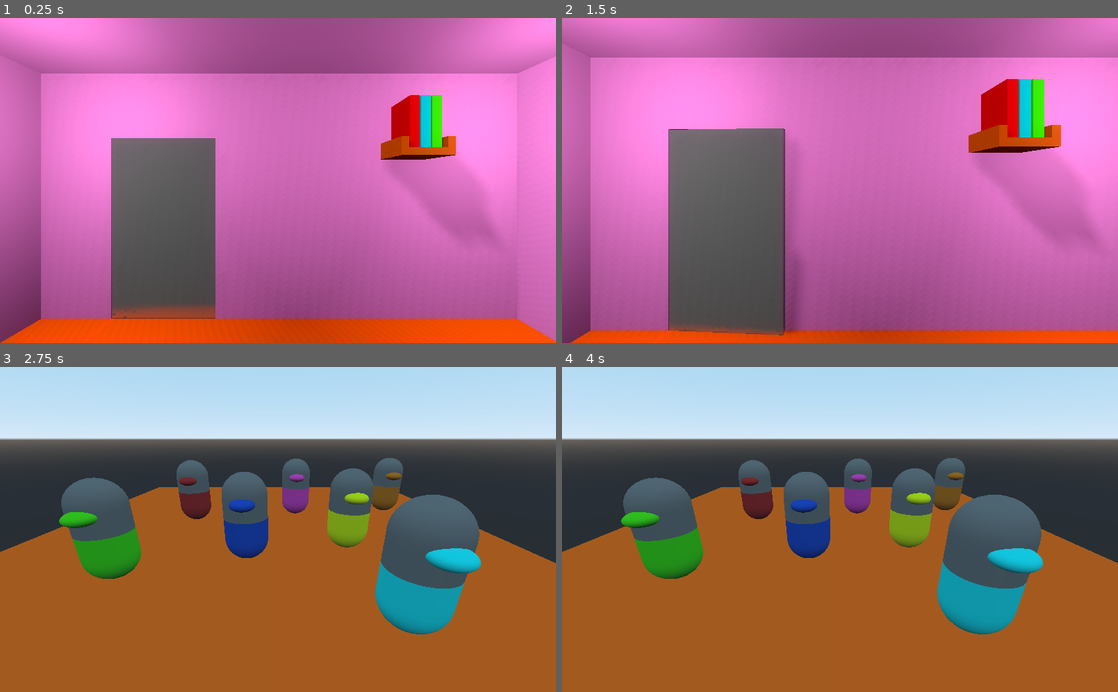
Above: before the commit, frames 1-4 (two rows, left to right).
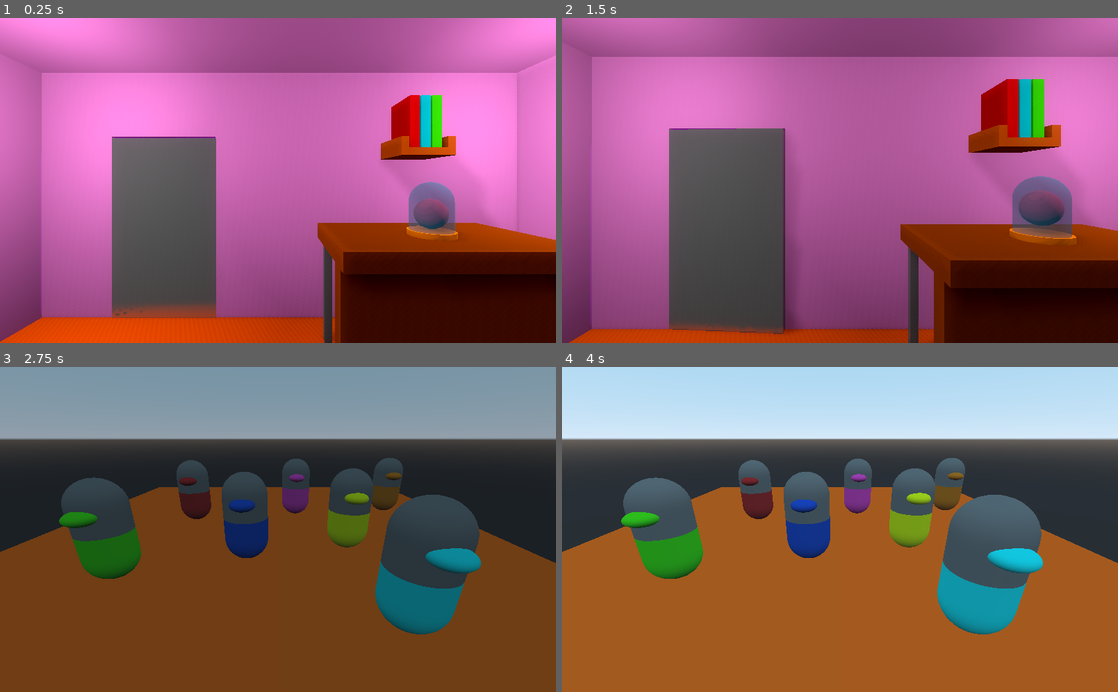
Above: after the commit, the same moments.

Repository: pedrotrschneider/mind-switches
Game: Godot game, scene res://scenes/app/app.tscn
Two runs of this game, one before a commit and one after it. Both use one fixed random seed, a clock stepped at 60 frames per second and the inputs below.
Inputs (mouse positions are in pixels of both pictures, inside the frame that each line leads up to):
- Up to frame 1 (0.25 s): no input
- Up to frame 2 (1.5 s): tap Enter at 0.5 s; move the mouse to (962, 164) at 0.52 s; click (962, 164) at 0.67 s; tap Space at 1.25 s; move the mouse to (728, 196) at 1.27 s; click (728, 196) at 1.42 s
- Up to frame 3 (2.75 s): move the mouse to (333, 458) at 2.02 s; click (333, 458) at 2.17 s
- Up to frame 4 (4 s): move the mouse to (812, 594) at 2.77 s; click (812, 594) at 2.92 s; tap Enter at 3.5 s; move the mouse to (1006, 578) at 3.52 s; click (1006, 578) at 3.67 s

The runs differ from the first frame. In frame 1, 17% of the frame differs, in the area x 0-100%, y 11-100%; in frame 2, 75%; in frame 3, 85%, in the area x 0-100%, y 0-100%; in frame 4, nothing differs.

Commit message:
✨ Improve the main menu screen and trasition - Improve lighting - Add table and brain to the scene - Add transition form one scene to another

Diff:
--- a/project.godot
+++ b/project.godot
@@ -31,5 +31,6 @@
 
 [rendering]
 
+quality/shadows/filter_mode=2
 quality/filters/msaa=2
 environment/default_environment="res://default_env.tres"
--- a/scenes/app/app.gd
+++ b/scenes/app/app.gd
@@ -1,6 +1,9 @@
 extends Spatial
 
 var _garbage;
+
+export(NodePath) onready var _animation_player = get_node(_animation_player) as AnimationPlayer;
+export(NodePath) onready var _fade_rect = get_node(_fade_rect) as ColorRect;
 
 onready var _main_menu_res: Resource = preload("res://scenes/main_menu_scenes/main_menu/main_menu.tscn");
 onready var _level_res: Resource = preload("res://scenes/game_scenes/level/level.tscn");
@@ -10,10 +13,23 @@
 	self.add_child(main_menu_instance);
 
 	_garbage = GameEvents.connect("go_to_level", self, "_on_go_to_level");
+	_garbage = GameEvents.connect("door_selected", self, "_on_door_selected");
+
+
+func _on_door_selected() -> void:
+	_fade_rect.show();
+	_animation_player.play("Fade", -1, (1 / 0.6));
+	yield(_animation_player, "animation_finished");
+	_fade_rect.hide();
 
 
 func _on_go_to_level() -> void:
-	self.get_child(1).queue_free();
+	self.get_child(get_child_count() - 1).queue_free();
 
 	var level_instance = _level_res.instance();
 	self.add_child(level_instance);
+
+	_fade_rect.show();
+	_animation_player.play_backwards("Fade");
+	yield(_animation_player, "animation_finished");
+	_fade_rect.hide();
--- a/scenes/app/app.tscn
+++ b/scenes/app/app.tscn
@@ -6,8 +6,25 @@
 [ext_resource path="res://scenes/app/finish_switches.gd" type="Script" id=4]
 [ext_resource path="res://scenes/app/reset_minds.gd" type="Script" id=5]
 
+[sub_resource type="Animation" id=1]
+resource_name = "Fade"
+tracks/0/type = "value"
+tracks/0/path = NodePath("CanvasLayer/Fade:color")
+tracks/0/interp = 1
+tracks/0/loop_wrap = true
+tracks/0/imported = false
+tracks/0/enabled = true
+tracks/0/keys = {
+"times": PoolRealArray( 0, 0.9 ),
+"transitions": PoolRealArray( 1, 1 ),
+"update": 0,
+"values": [ Color( 0, 0, 0, 0 ), Color( 0, 0, 0, 1 ) ]
+}
+
 [node name="App" type="Spatial"]
 script = ExtResource( 1 )
+_animation_player = NodePath("AnimationPlayer")
+_fade_rect = NodePath("CanvasLayer/Fade")
 
 [node name="CanvasLayer" type="CanvasLayer" parent="."]
 
@@ -58,6 +75,18 @@
 __meta__ = {
 "_edit_use_anchors_": false
 }
+
+[node name="Fade" type="ColorRect" parent="CanvasLayer"]
+visible = false
+anchor_right = 1.0
+anchor_bottom = 1.0
+color = Color( 0, 0, 0, 0 )
+__meta__ = {
+"_edit_use_anchors_": false
+}
+
+[node name="AnimationPlayer" type="AnimationPlayer" parent="."]
+anims/Fade = SubResource( 1 )
 [connection signal="pressed" from="CanvasLayer/BackButton" to="CanvasLayer/BackButton" method="_on_BackButton_pressed"]
 [connection signal="pressed" from="CanvasLayer/ConfirmButton" to="CanvasLayer/ConfirmButton" method="_on_ConfirmButton_pressed"]
 [connection signal="pressed" from="CanvasLayer/FinishSwitches" to="CanvasLayer/FinishSwitches" method="_on_FinishSwitches_pressed"]
--- /dev/null
+++ b/scenes/main_menu_scenes/brain/brain.tscn
@@ -0,0 +1,63 @@
+[gd_scene load_steps=7 format=2]
+
+[sub_resource type="CylinderMesh" id=6]
+height = 0.3
+
+[sub_resource type="SpatialMaterial" id=2]
+albedo_color = Color( 1, 0.560784, 0, 1 )
+
+[sub_resource type="SpatialMaterial" id=3]
+albedo_color = Color( 1, 0.4, 0.623529, 1 )
+
+[sub_resource type="Animation" id=4]
+resource_name = "FloatingBrain"
+length = 4.0
+loop = true
+tracks/0/type = "value"
+tracks/0/path = NodePath("Brain:translation")
+tracks/0/interp = 1
+tracks/0/loop_wrap = true
+tracks/0/imported = false
+tracks/0/enabled = true
+tracks/0/keys = {
+"times": PoolRealArray( 0, 2, 4 ),
+"transitions": PoolRealArray( 1, 1, 1 ),
+"update": 0,
+"values": [ Vector3( 0, 0.871115, 0 ), Vector3( 0, 1.22328, 0 ), Vector3( 0, 0.871115, 0 ) ]
+}
+
+[sub_resource type="SpatialMaterial" id=1]
+flags_transparent = true
+albedo_color = Color( 0, 0.847059, 1, 0.623529 )
+metallic = 0.79
+
+[sub_resource type="CapsuleMesh" id=5]
+radius = 0.9
+mid_height = 3.0
+
+[node name="Brain" type="Spatial"]
+
+[node name="Base" type="MeshInstance" parent="."]
+mesh = SubResource( 6 )
+material/0 = SubResource( 2 )
+
+[node name="Brain" type="CSGSphere" parent="."]
+transform = Transform( 1, 0, 0, 0, 1, 0, 0, 0, 1, 0, 0.871115, 0 )
+material_override = SubResource( 3 )
+radius = 0.7
+radial_segments = 32
+rings = 16
+
+[node name="AnimationPlayer" type="AnimationPlayer" parent="."]
+autoplay = "FloatingBrain"
+anims/FloatingBrain = SubResource( 4 )
+
+[node name="Glass" type="CSGMesh" parent="."]
+transform = Transform( 1, 0, 0, 0, -1.62921e-07, -1, 0, 1, -1.62921e-07, 0, 0, 0 )
+material_override = SubResource( 1 )
+mesh = SubResource( 5 )
+
+[node name="CSGBox" type="CSGBox" parent="Glass"]
+transform = Transform( 1, 0, 0, 0, 1, 0, 0, 0, 1, 0, 2.13224e-07, 1.30876 )
+operation = 2
+depth = 2.44018
--- a/scenes/main_menu_scenes/main_menu/main_menu.tscn
+++ b/scenes/main_menu_scenes/main_menu/main_menu.tscn
@@ -6,9 +6,10 @@
 [ext_resource path="res://scenes/main_menu_scenes/books/books.tscn" type="PackedScene" id=4]
 [ext_resource path="res://resources/runtime_data/runtime_data.tres" type="Resource" id=5]
 [ext_resource path="res://scenes/main_menu_scenes/main_menu/main_menu.gd" type="Script" id=6]
+[ext_resource path="res://scenes/main_menu_scenes/table/table.tscn" type="PackedScene" id=7]
+[ext_resource path="res://scenes/main_menu_scenes/brain/brain.tscn" type="PackedScene" id=8]
 
 [sub_resource type="Animation" id=1]
-resource_name = "OscilatingLight"
 length = 0.4
 loop = true
 tracks/0/type = "value"
@@ -40,7 +41,6 @@
 }
 
 [sub_resource type="Animation" id=3]
-resource_name = "DoorSelected"
 length = 0.6
 tracks/0/type = "value"
 tracks/0/path = NodePath("Camera:translation")
@@ -97,7 +97,12 @@
 _runtime_data = ExtResource( 5 )
 _camera_animation_player = NodePath("AnimationPlayer")
 
+[node name="Table" parent="." instance=ExtResource( 7 )]
+transform = Transform( 1.2, 0, 0, 0, 1.2, 0, 0, 0, 1.2, 4.60099, 9.55437, -10.7343 )
+use_in_baked_light = true
+
 [node name="Wall" parent="." instance=ExtResource( 3 )]
+transform = Transform( 1, 0, 0, 0, 1, 0, 0, 0, 1, -2.67601, 0.10305, -0.0206413 )
 
 [node name="Door" parent="." instance=ExtResource( 2 )]
 
@@ -109,6 +114,9 @@
 transform = Transform( 0.894633, -0.28824, 0.341394, -0.0389418, 0.710873, 0.702242, -0.445102, -0.641543, 0.624746, 22.8566, 28.1555, 0 )
 light_energy = 0.5
 shadow_enabled = true
+shadow_bias = 0.0
+directional_shadow_mode = 0
+directional_shadow_depth_range = 1
 
 [node name="OmniLight" type="OmniLight" parent="MainRoomLighting"]
 transform = Transform( 1, 0, 0, 0, 1, 0, 0, 0, 1, 7.35837, 19.0763, 15.1463 )
@@ -116,6 +124,8 @@
 
 [node name="OmniLight2" type="OmniLight" parent="MainRoomLighting"]
 transform = Transform( 1, 0, 0, 0, 1, 0, 0, 0, 1, 7.35837, 19.0763, -19.3952 )
+shadow_bias = 16.0
+shadow_reverse_cull_face = true
 omni_range = 27.7169
 
 [node name="SmallRoomLighting" type="Spatial" parent="."]
@@ -123,14 +133,16 @@
 _animation_player = NodePath("AnimationPlayer")
 
 [node name="PurpleLight" type="OmniLight" parent="SmallRoomLighting"]
-transform = Transform( 1, 0, 0, 0, 1, 0, 0, 0, 1, -20.8297, 8.66017, 17.122 )
+transform = Transform( 1, 0, 0, 0, 1, 0, 0, 0, 1, -20.8297, 8.66017, 11.6423 )
 light_color = Color( 0.756863, 0.2, 0.984314, 1 )
 light_energy = 2.5
 light_indirect_energy = 0.0
 light_specular = 1.0
 shadow_enabled = true
-omni_range = 30.4753
-omni_attenuation = 0.0853776
+shadow_bias = 0.0
+shadow_reverse_cull_face = true
+omni_range = 23.8249
+omni_attenuation = 0.241484
 
 [node name="AnimationPlayer" type="AnimationPlayer" parent="SmallRoomLighting"]
 anims/OscilatingLight = SubResource( 1 )
@@ -145,3 +157,6 @@
 
 [node name="WorldEnvironment" type="WorldEnvironment" parent="."]
 environment = SubResource( 5 )
+
+[node name="Brain" parent="." instance=ExtResource( 8 )]
+transform = Transform( 1.5, 0, 0, 0, 1.5, 0, 0, 0, 1.5, 5.018, 10.2912, -10.7054 )
--- /dev/null
+++ b/scenes/main_menu_scenes/table/table.tscn
@@ -0,0 +1,48 @@
+[gd_scene load_steps=6 format=2]
+
+[sub_resource type="CubeMesh" id=1]
+size = Vector3( 7, 1, 12 )
+
+[sub_resource type="SpatialMaterial" id=2]
+albedo_color = Color( 0.576471, 0.270588, 0, 1 )
+
+[sub_resource type="CubeMesh" id=3]
+size = Vector3( 7, 1, 12 )
+
+[sub_resource type="CubeMesh" id=4]
+size = Vector3( 8, 0.5, 0.5 )
+
+[sub_resource type="SpatialMaterial" id=5]
+albedo_color = Color( 0.552941, 0.552941, 0.552941, 1 )
+metallic = 0.57
+metallic_specular = 0.6
+
+[node name="Table" type="CSGMesh"]
+transform = Transform( 1, 0, 0, 0, 1, 0, 0, 0, 1, 0.00162888, 0.0535669, 0.0136566 )
+mesh = SubResource( 1 )
+material = SubResource( 2 )
+
+[node name="Front" type="CSGMesh" parent="."]
+transform = Transform( -1.62921e-07, -1, 0, 1, -1.62921e-07, 0, 0, 0, 1, 2.47935, -3.21938, -0.000452042 )
+mesh = SubResource( 3 )
+material = SubResource( 2 )
+
+[node name="Foot1" type="CSGMesh" parent="."]
+transform = Transform( -1.62921e-07, -1, 0, 1, -1.62921e-07, 0, 0, 0, 1, 1.45202, -4.10263, -5.33609 )
+mesh = SubResource( 4 )
+material = SubResource( 5 )
+
+[node name="Foot2" type="CSGMesh" parent="."]
+transform = Transform( -1.62921e-07, -1, 0, 1, -1.62921e-07, 0, 0, 0, 1, -2.83575, -4.10263, 5.36569 )
+mesh = SubResource( 4 )
+material = SubResource( 5 )
+
+[node name="Foot4" type="CSGMesh" parent="."]
+transform = Transform( -1.62921e-07, -1, 0, 1, -1.62921e-07, 0, 0, 0, 1, -2.836, -4.103, -5.336 )
+mesh = SubResource( 4 )
+material = SubResource( 5 )
+
+[node name="Foot3" type="CSGMesh" parent="."]
+transform = Transform( -1.62921e-07, -1, 0, 1, -1.62921e-07, 0, 0, 0, 1, 1.45202, -4.10263, 5.36569 )
+mesh = SubResource( 4 )
+material = SubResource( 5 )
Not shown, changed: export_presets.cfg
Not shown: 1 places in scenes/app/app.tscn that only renumber resources
Not shown: 1 places in scenes/main_menu_scenes/main_menu/main_menu.tscn that only renumber resources
